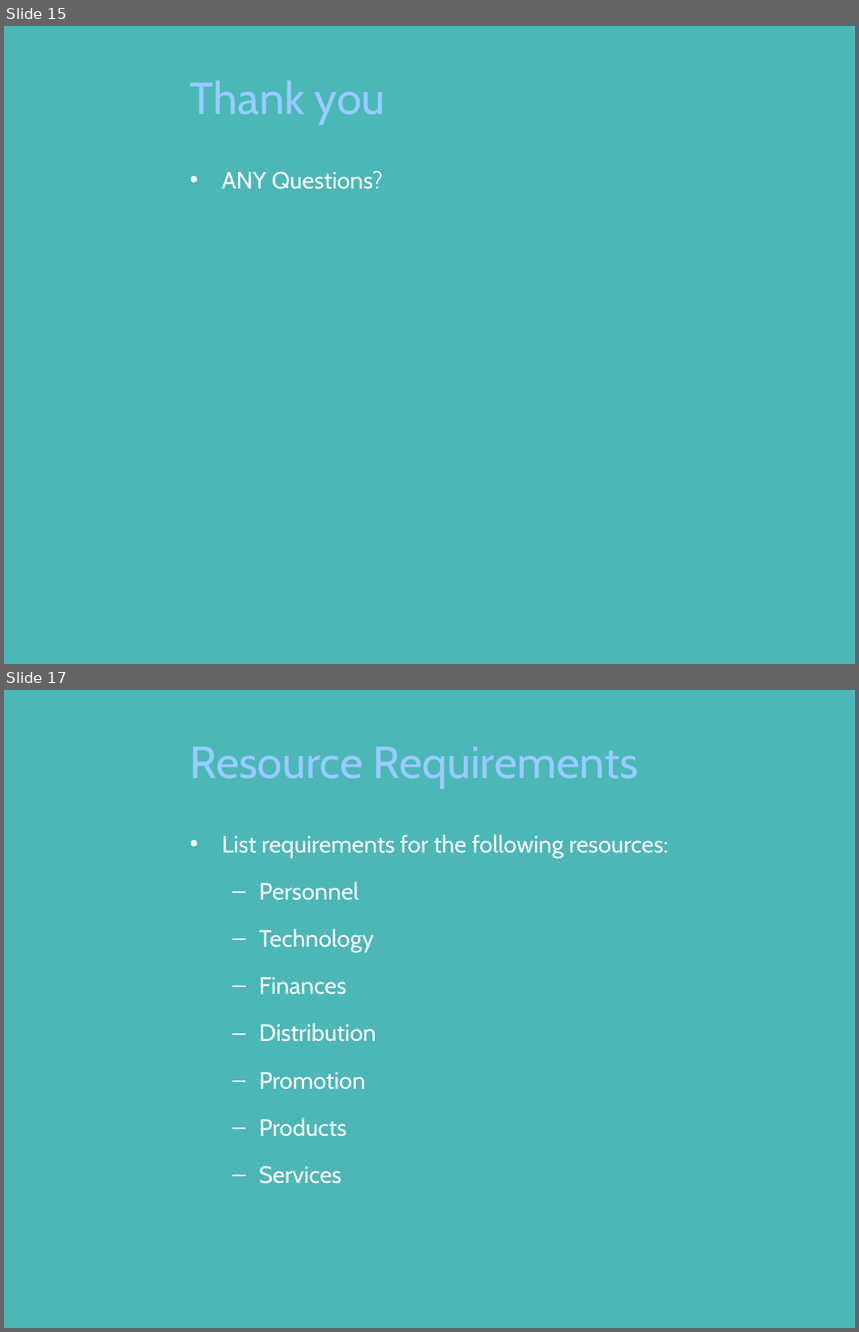
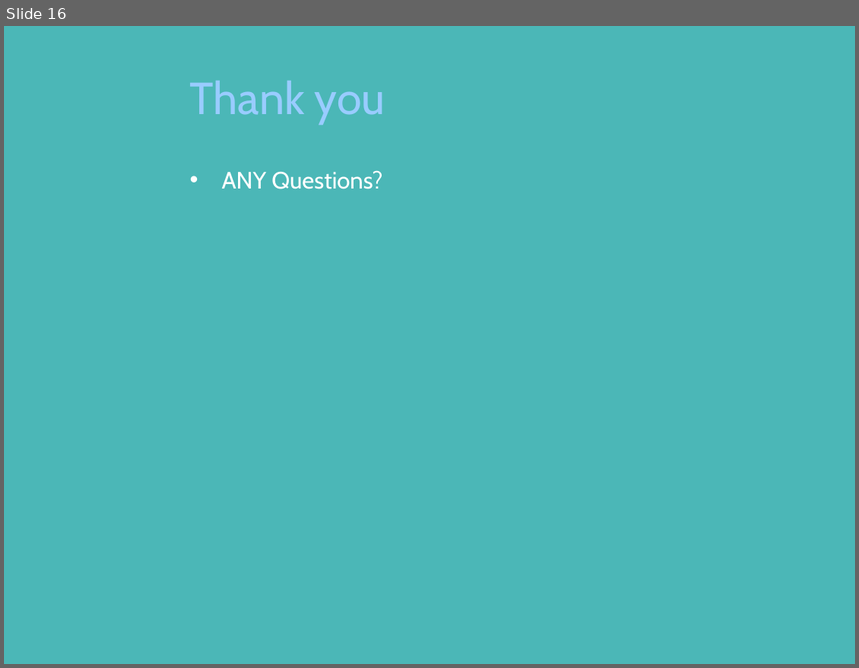
Before and after one commit to vishwakulkarni/India-hacks, a slide deck: Working IndiaHacks/BULL STOCK.pptx. Shown one above the other, each under a label of ours: slides 15 and 17 before the commit, slide 16 after it; the slides between them are not shown. The pictures are 859x1332 and 859x668 pixels, drawn with LibreOffice and Linux fonts; fonts in the diff are those of the drawing; background and template pictures are left out. Boxes give left, top, right and bottom in pixels: in the first picture for what was removed or moved away, otherwise in the second. Text is boxed around its words. In the diff, an @@ line names an element or a change of style, - is before the commit and + after.

```diff
--- a/Working IndiaHacks/BULL STOCK.pptx
+++ b/Working IndiaHacks/BULL STOCK.pptx
@@ slide 17 removed at bbox=[4, 690, 855, 1328], background picture (left out) @@
@@ title removed at bbox=[190, 747, 639, 789] @@
-Resource Requirements
@@ text removed at bbox=[222, 834, 669, 1184] @@
-• List requirements for the following resources:
-  – Personnel
-  – Technology
-  – Finances
-  – Distribution
-  – Promotion
-  – Products
-  – Services
@@ what was slide 15 is now slide 16 @@
```
Also in this commit, not shown: 5 slides changed, 2 slides added, 4 other slides removed.
